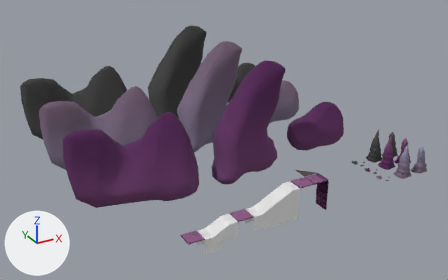
The FBX model TheLastEngineer/Assets/Art/AssetsFer/FBXs/Reemplazar/ModulosRoca01.fbx, before and after one commit.
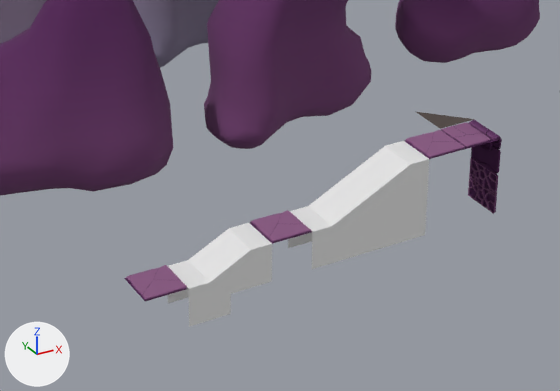
The first picture shows the older version from a 50 mm lens placed at (-6.6, -22.74, 16.41), pointed at (10.97, 9.21, 0.43). The close-ups show both versions on the part from 29% to 79% of the width and 45% to 100% of the height of that picture; other places that the commit changed are outside them. The lights are fixed; the arrows at lower left show +X, +Y and +Z. Where no turn or scale is listed for an object, it has been applied to the vertices.

The scene before the commit, as lines of its bpy script (objects in view):
```python
ob_line024 = bpy.data.objects.new('Line024', me_mesh_003)
ob_line024.location = (12.99, 3.2, 0.0)
ob_line104 = bpy.data.objects.new('Line104', me_mesh_025)
ob_line104.location = (12.49, 2.7, 0.0)
ob_line105 = bpy.data.objects.new('Line105', me_mesh_026)
ob_line105.location = (13.43, 2.84, 0.0)
ob_line106 = bpy.data.objects.new('Line106', me_mesh_027)
ob_line106.location = (13.99, 2.71, -1.5)
ob_line107 = bpy.data.objects.new('Line107', me_mesh_028)
ob_line107.location = (8.49, 2.7, -1.0)
ob_line108 = bpy.data.objects.new('Line108', me_mesh_030)
ob_line108.location = (5.49, 2.7, -1.5)
ob_plane001 = bpy.data.objects.new('Plane001', me_mesh_029)
ob_plane001.location = (11.99, 2.7, 0.0)
# also in view: 'PolySphere1_002' at (11.67, 13.2, 2.13); 'PolySphere1_1' at (11.67, 8.01, 2.13); 'Box001' at (10.49, 2.7, -1.5); 'PolySphere1' at (4.4, 7.89, 1.07); 'Plane002' at (7.49, 2.7, -1.53)
```
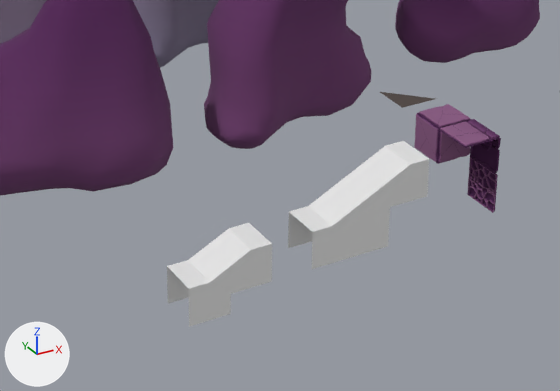
Scene script edits in JSON lines:
```json
{"op": "add", "block": "me_mesh_033_1", "code": ["me_mesh_033_1 = bpy.data.meshes.new('Mesh.033')", "me_mesh_033_1.from_pydata(...)  # 702 vertices, 726 faces; spans x -0.5..0.5, y -0.5..0.5, z -0.5..0.5", "me_mesh_033_1.materials.append(mat_texturegradient)  # picture img_dehaht_png"]}
{"op": "set", "path": "ob_line024.location", "old": "(12.99, 3.2, 0.0)", "new": "(12.85, 4.52, 0.0)"}
{"op": "set", "path": "ob_line106.location", "old": "(13.99, 2.71, -1.5)", "new": "(14.0, 2.75, -1.5)"}
{"op": "remove", "block": "ob_line108", "code": ["ob_line108 = bpy.data.objects.new('Line108', me_mesh_030)", "ob_line108.location = (5.49, 2.7, -1.5)"]}
{"op": "remove", "block": "ob_line104", "code": ["ob_line104 = bpy.data.objects.new('Line104', me_mesh_025)", "ob_line104.location = (12.49, 2.7, 0.0)"]}
{"op": "remove", "block": "ob_line107", "code": ["ob_line107 = bpy.data.objects.new('Line107', me_mesh_028)", "ob_line107.location = (8.49, 2.7, -1.0)"]}
{"op": "set", "path": "ob_line105.location", "old": "(13.43, 2.84, 0.0)", "new": "(13.44, 2.89, 0.0)"}
{"op": "add", "block": "ob_line112", "code": ["ob_line112 = bpy.data.objects.new('Line112', me_mesh_033_1)", "ob_line112.location = (13.5, 3.75, -0.5)"]}
```

Changed parts and their boxes (x1, y1, x2, y2) in the close-ups (560 x 391 px):
```json
{"object": "Line112", "change": "added", "after": [414, 104, 472, 164], "on screen": "purple"}
{"object": "Line105", "change": "moved", "before": [441, 120, 502, 176], "after": [440, 119, 501, 175]}
{"object": "Line108", "change": "deleted", "before": [124, 265, 188, 301], "on screen": "purple"}
{"object": "Line107", "change": "deleted", "before": [250, 210, 312, 244], "on screen": "purple"}
{"object": "Line106", "change": "moved", "before": [468, 158, 498, 214], "after": [467, 158, 498, 213]}
{"object": "Line104", "change": "deleted", "before": [404, 130, 466, 159], "on screen": "purple"}
{"object": "Line024", "change": "moved", "before": [416, 112, 474, 129], "after": [380, 92, 435, 108]}
{"object": "Box002", "change": "unchanged, covered by the edit", "before": [388, 197, 427, 246]}
```
